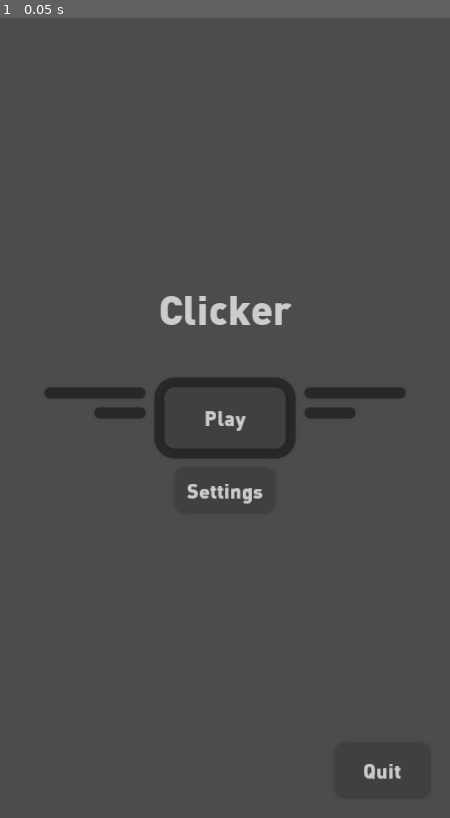
Above: before the commit, frame 1.
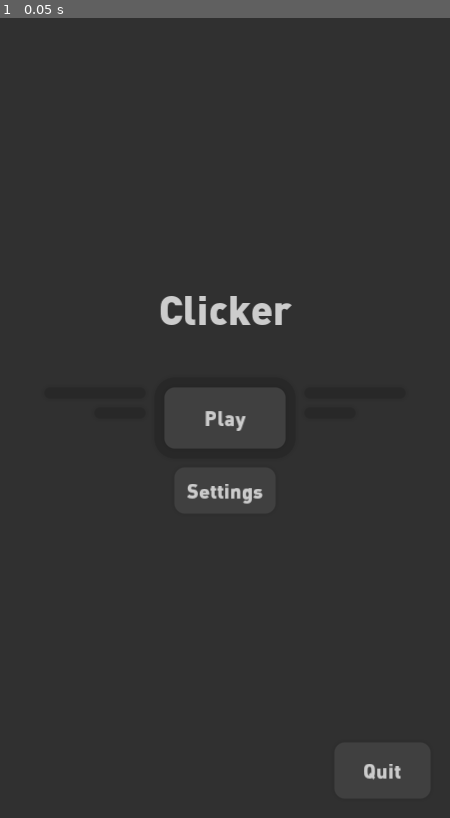
Above: after the commit, the same moment.

Repository: HixRaid/clicker
Game: Godot game, scene res://game/scenes/main.tscn
Two runs of this game, one before a commit and one after it. Both use one fixed random seed, a clock stepped at 60 frames per second and the inputs below.
Inputs:
- Up to frame 1 (0.05 s): no input

The runs differ from the first frame. In frame 1, 92% of the frame differs, in the area x 0-100%, y 0-100%.

Commit message:
Added default clear color

Diff:
--- a/project.godot
+++ b/project.godot
@@ -45,4 +45,5 @@
 quality/driver/driver_name="GLES2"
 vram_compression/import_etc=true
 vram_compression/import_etc2=false
+environment/default_clear_color=Color( 0.188235, 0.188235, 0.188235, 1 )
 environment/default_environment="res://game/resources/default_env.tres"
